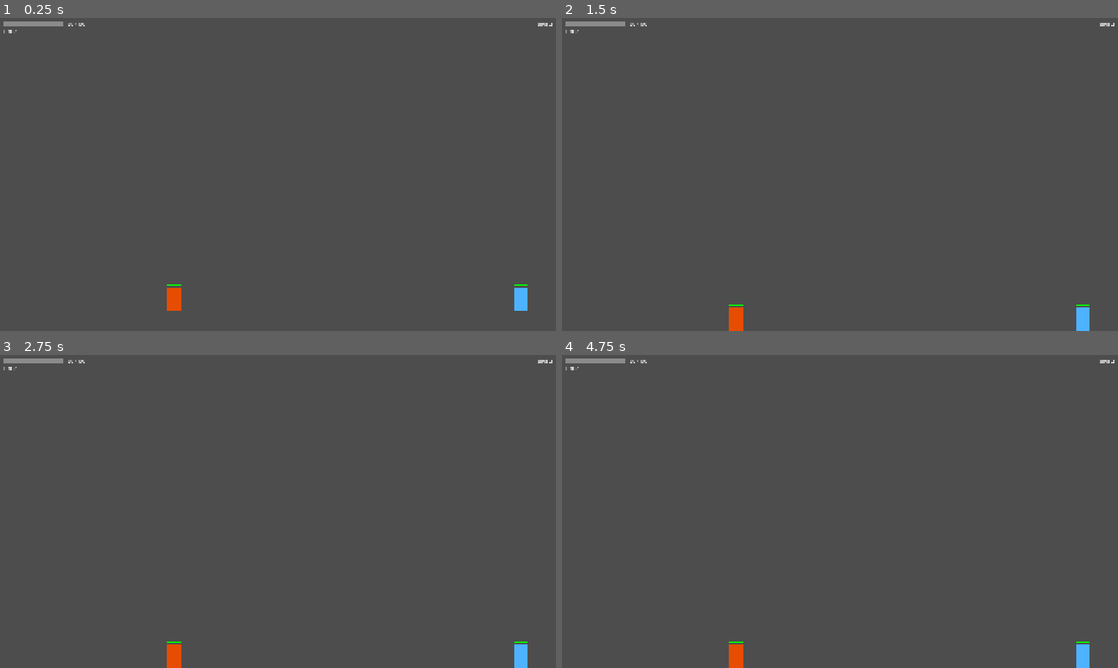
Above: before the commit, frames 1-4 (two rows, left to right).
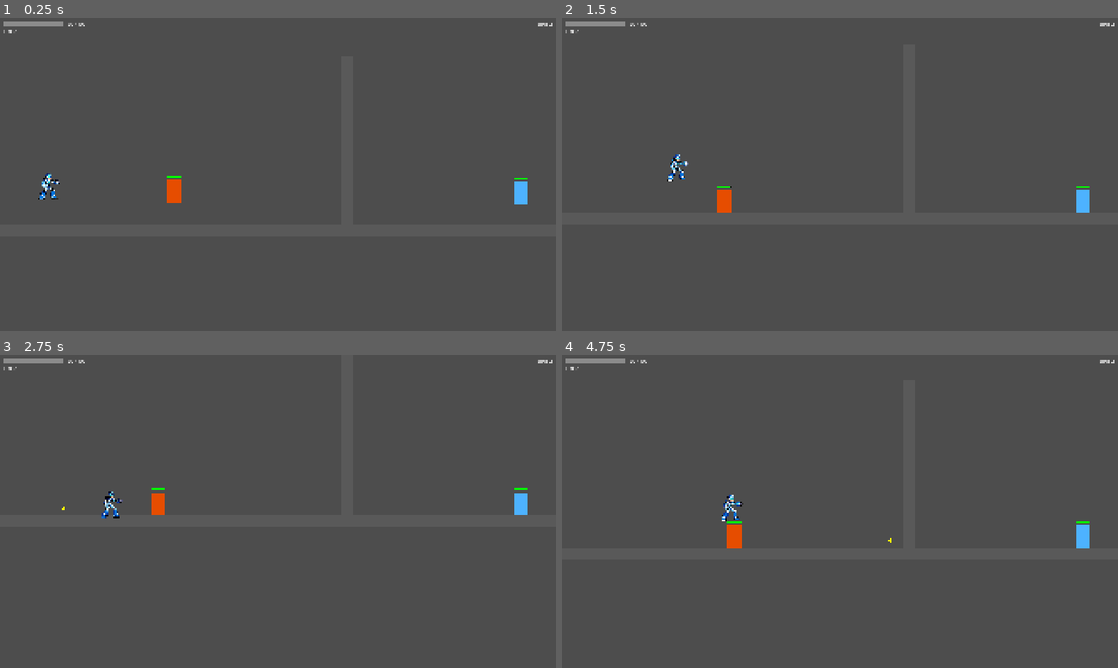
Above: after the commit, the same moments.

Repository: joaoramos00/NullvexGame
Game: Godot game, scene res://stages/stage_09/stage_09.tscn
Two runs of this game, one before a commit and one after it. Both use one fixed random seed, a clock stepped at 60 frames per second and the inputs below. This scene is started directly instead of the project's main scene.
Inputs:
- Up to frame 1 (0.25 s): no input
- Up to frame 2 (1.5 s): hold Right (move_right) from 0.53 s (still down); tap Z (attack) at 0.6 s; tap Space (jump) at 0.77 s; tap X (dash) at 1.35 s
- Up to frame 3 (2.75 s): tap Space (jump) at 1.52 s; release Right (move_right) at 2.03 s; hold Left (move_left) from 2.03 s (still down); tap Z (attack) at 2.1 s
- Up to frame 4 (4.75 s): release Left (move_left) at 2.78 s; hold Right (move_right) 2.78-4.28 s; tap X (dash) at 2.85, 4.35 s; tap Space (jump) at 3.02, 3.77, 4.52 s; tap Z (attack) at 3.6 s; hold Left (move_left) from 4.28 s (still down)

The runs differ from the first frame. In frame 1, 0.9% of the frame differs, in the area x 6-95%, y 49-94%; in frame 2, 0.9%; in frame 3, 0.9%; in frame 4, 1.0%, in the area x 28-95%, y 44-100%.
Error before the commit: Parse Error: Cannot infer the type of "center" variable because the value doesn't have a set type. (res://stages/stage_09/stage_09_scene.gd:73)
Error after the commit: Invalid call. Nonexistent function 'is_action_just_pressed' in base 'InputEventKey'. (res://ui/pause_menu.gd:11)

Commit message:
fix: explicit types for clamp/center vars (export warnings-as-errors)
voltrix.gd, umbraex.gd: var tx: float = clamp(...) — clamp return type
was inferred as Variant in export compiler.
stage_scene/stage_00_scene/stage_09_scene: var center: Vector2 — child
from get_children() is typed Node so .position was a Variant lookup.

Also adds export_presets.cfg (Web preset) and export/serve.py (local
dev server with COOP/COEP headers required by Godot 4 WASM).

Co-Authored-By: Claude Sonnet 4.6 <noreply@anthropic.com>

Diff:
--- a/characters/bosses/umbraex.gd
+++ b/characters/bosses/umbraex.gd
@@ -7,7 +7,7 @@
 	_is_attacking = true
 	if player != null:
 		var behind := -120.0 if player.facing_right else 120.0
-		var tx := clamp(
+		var tx: float = clamp(
 			player.global_position.x + behind,
 			arena_left + 60.0, arena_right - 60.0
 		)
--- a/characters/bosses/voltrix.gd
+++ b/characters/bosses/voltrix.gd
@@ -6,7 +6,7 @@
 func _do_attack() -> void:
 	_is_attacking = true
 	if player != null:
-		var tx := clamp(
+		var tx: float = clamp(
 			player.global_position.x + randf_range(-250.0, 250.0),
 			arena_left + 60.0, arena_right - 60.0
 		)
--- a/stages/stage_00/stage_00_scene.gd
+++ b/stages/stage_00/stage_00_scene.gd
@@ -47,5 +47,5 @@
 			if not shape_child.shape is RectangleShape2D:
 				continue
 			var size: Vector2 = (shape_child.shape as RectangleShape2D).size
-			var center := child.position + shape_child.position
+			var center: Vector2 = (child as Node2D).position + (shape_child as Node2D).position
 			draw_rect(Rect2(center - size * 0.5, size), Color(0.35, 0.35, 0.35))
--- a/stages/stage_09/stage_09_scene.gd
+++ b/stages/stage_09/stage_09_scene.gd
@@ -70,5 +70,5 @@
 			if not shape_child.shape is RectangleShape2D:
 				continue
 			var size: Vector2 = (shape_child.shape as RectangleShape2D).size
-			var center := child.position + shape_child.position
+			var center: Vector2 = (child as Node2D).position + (shape_child as Node2D).position
 			draw_rect(Rect2(center - size * 0.5, size), Color(0.35, 0.35, 0.35))
--- a/stages/stage_scene.gd
+++ b/stages/stage_scene.gd
@@ -44,5 +44,5 @@
 			if not shape_child.shape is RectangleShape2D:
 				continue
 			var size: Vector2 = (shape_child.shape as RectangleShape2D).size
-			var center := child.position + shape_child.position
+			var center: Vector2 = (child as Node2D).position + (shape_child as Node2D).position
 			draw_rect(Rect2(center - size * 0.5, size), Color(0.35, 0.35, 0.35))
Not shown, added: export/web/index.apple-touch-icon.png.import
Not shown, added: export/web/index.icon.png.import
Not shown, added: export/web/index.png.import
Not shown, added: export_presets.cfg
Not shown, added: export/serve.py
Not shown, added: export/web/index.apple-touch-icon.png
Not shown, added: export/web/index.audio.position.worklet.js
Not shown, added: export/web/index.audio.worklet.js
Not shown, added: export/web/index.html
Not shown, added: export/web/index.icon.png
Not shown, added: export/web/index.js
Not shown, added: export/web/index.pck
(and 2 more such lines)
